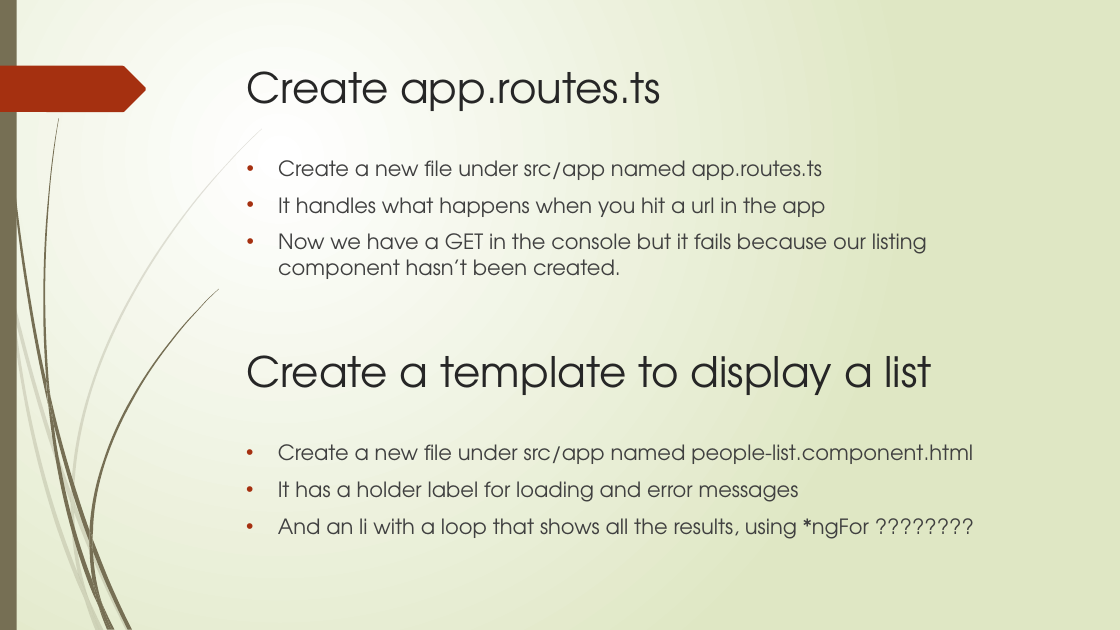
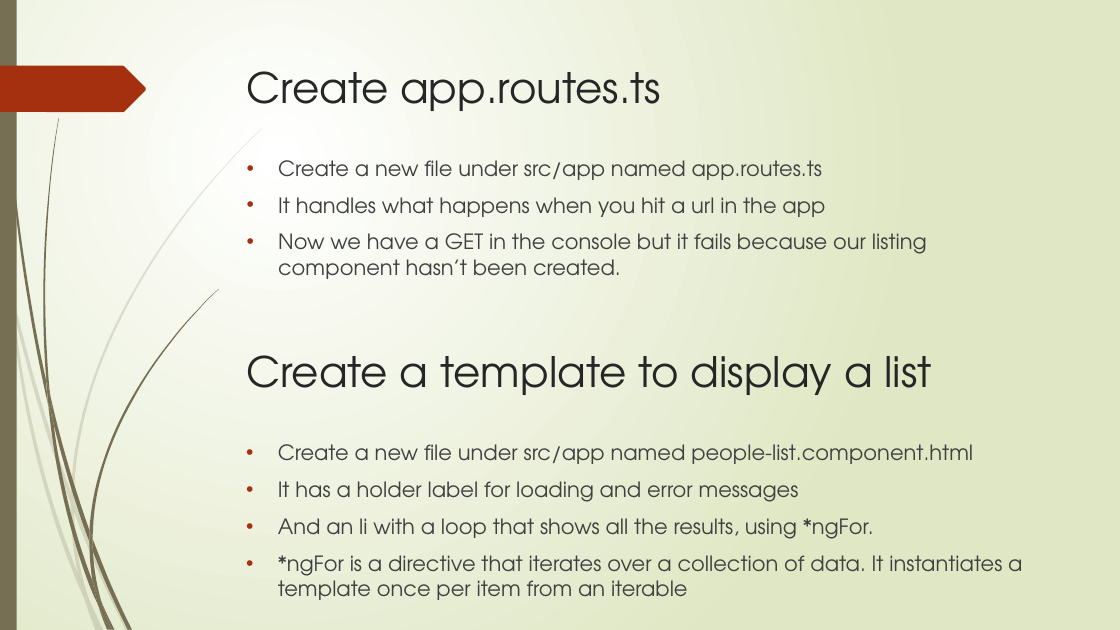
Before and after one commit to ebrumley-dbs/angular-pres, a slide deck: slide 7 of UsingAngularAndHTTP.pptx. Drawn at 1120x630 pixels with LibreOffice and Linux fonts; fonts in the diff are those of the drawing. Boxes give left, top, right and bottom in pixels: in the first picture for what was removed or moved away, otherwise in the second. Text is boxed around its words. In the diff, an @@ line names an element or a change of style, - is before the commit and + after.

Commit message:
Final ppt

```diff
--- a/UsingAngularAndHTTP.pptx
+++ b/UsingAngularAndHTTP.pptx
@@ text at [278, 518, 1022, 600]: text changed @@
-• And an li with a loop that shows all the results, using *ngFor ????????
+• And an li with a loop that shows all the results, using *ngFor.
+• *ngFor is a directive that iterates over a collection of data. It instantiates a template once per item from an iterable
```
Also in this commit, not shown: 2 other slides changed, 7 slides added, 1 other file.
